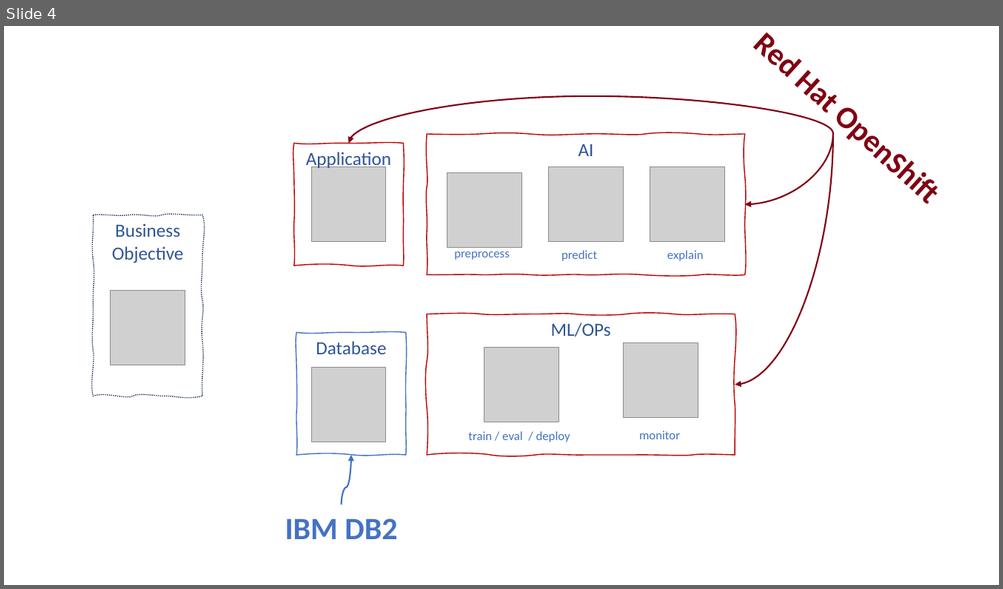
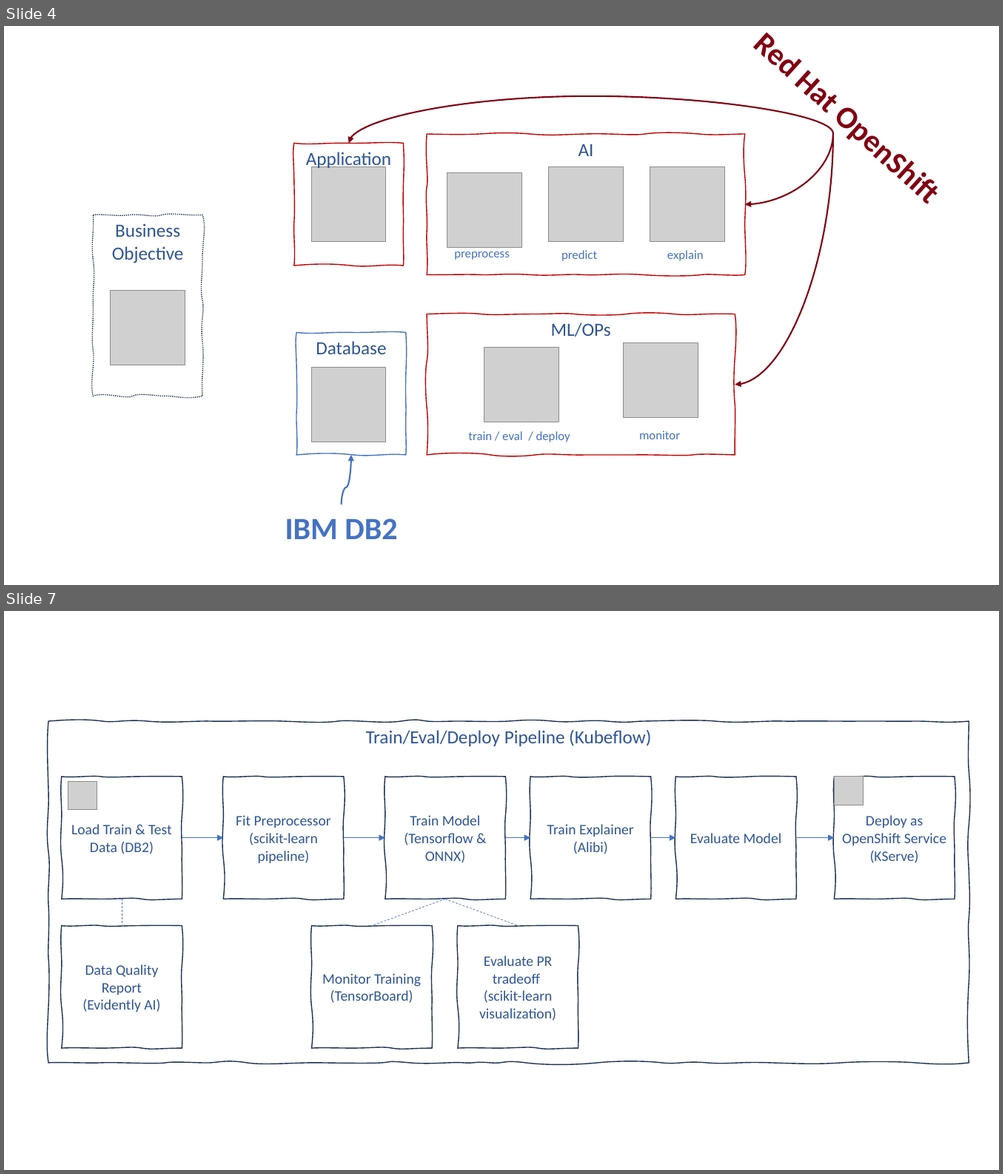
Before and after one commit to ntl-ibm/kubeflow-ppc64le-examples, a slide deck: explain/container_image/application/static/AI.pptx. Shown one above the other, each under a label of ours: slide 4 before the commit, slides 4 and 7 after it; the slides between them are not shown. The pictures are 1003x589 and 1003x1174 pixels, drawn with LibreOffice and Linux fonts; fonts in the diff are those of the drawing; grey boxes stand for pictures. Boxes give left, top, right and bottom in pixels: in the first picture for what was removed or moved away, otherwise in the second. Text is boxed around its words. In the diff, an @@ line names an element or a change of style, - is before the commit and + after.

```diff
--- a/explain/container_image/application/static/AI.pptx
+++ b/explain/container_image/application/static/AI.pptx
@@ slide 7 added at (x1=4, y1=611, x2=999, y2=1170), background #FFFFFF @@
@@ freeform shape added at (x1=48, y1=721, x2=969, y2=1063), outline #1E3256 1 pt, 18 pt, text #2F5597 @@
+Train/Eval/Deploy Pipeline (Kubeflow)
@@ freeform shape added at (x1=62, y1=777, x2=182, y2=899), outline #1E3256 1 pt, 14 pt, text #2F5597 @@
+Load Train & Test Data (DB2)
@@ picture added at (x1=68, y1=782, x2=96, y2=810) @@
@@ freeform shape added at (x1=223, y1=777, x2=344, y2=899), outline #1E3256 1 pt, 14 pt, text #2F5597 @@
+Fit Preprocessor
+(scikit-learn pipeline)
@@ freeform shape added at (x1=385, y1=777, x2=506, y2=899), outline #1E3256 1 pt, 14 pt, text #2F5597 @@
+Train Model
+(Tensorflow & ONNX)
@@ freeform shape added at (x1=530, y1=777, x2=650, y2=899), outline #1E3256 1 pt, 14 pt, text #2F5597 @@
+Train Explainer
+(Alibi)
@@ freeform shape added at (x1=675, y1=777, x2=796, y2=899), outline #1E3256 1 pt, 14 pt, text #2F5597 @@
+Evaluate Model
@@ freeform shape added at (x1=834, y1=777, x2=955, y2=899), outline #1E3256 1 pt, 14 pt, text #2F5597 @@
+Deploy as OpenShift Service
+(KServe)
@@ picture added at (x1=834, y1=777, x2=864, y2=806) @@
@@ arrow added from (182, 838) to (223, 838), #4472C4 0.5 pt @@
@@ arrow added from (344, 838) to (385, 838), #4472C4 0.5 pt @@
@@ arrow added from (506, 838) to (530, 838), #4472C4 0.5 pt @@
@@ arrow added from (651, 838) to (675, 838), #4472C4 0.5 pt @@
@@ arrow added from (796, 838) to (834, 838), #4472C4 0.5 pt @@
@@ line added from (122, 899) to (122, 925), #4472C4 0.5 pt dashed @@
@@ line added from (445, 899) to (372, 925), #4472C4 0.5 pt dashed @@
@@ line added from (445, 899) to (518, 925), #4472C4 0.5 pt dashed @@
@@ freeform shape added at (x1=62, y1=925, x2=182, y2=1048), outline #1E3256 1 pt, 14 pt, text #2F5597 @@
+Data Quality Report
+(Evidently AI)
@@ freeform shape added at (x1=311, y1=925, x2=432, y2=1048), outline #1E3256 1 pt, 14 pt, text #2F5597 @@
+Monitor Training
+(TensorBoard)
@@ freeform shape added at (x1=458, y1=925, x2=578, y2=1048), outline #1E3256 1 pt, 14 pt, text #2F5597 @@
+Evaluate PR tradeoff
+(scikit-learn visualization)
```
Also in this commit, not shown: 1 slide changed, 2 other slides added, 14 other files.
